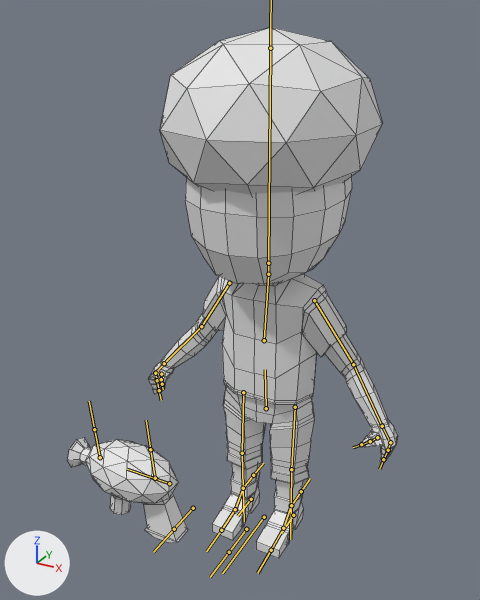
Two versions of the FBX model ChromaneersUnityProject/Assets/3D Models/Completed3DModelsPlayers/CoopYellowCharacter.fbx, one commit apart.
Both versions are drawn from a 50 mm lens placed at (7.35, -14.98, 14.86), pointed at (-0.14, -1.36, 8.05). The lights are fixed; the arrows at lower left show +X, +Y and +Z. The bones that bend it are drawn over the model as lines. Mesh edges are drawn as thin lines.

Objects in the first picture: 'Cube', 'Gun'.
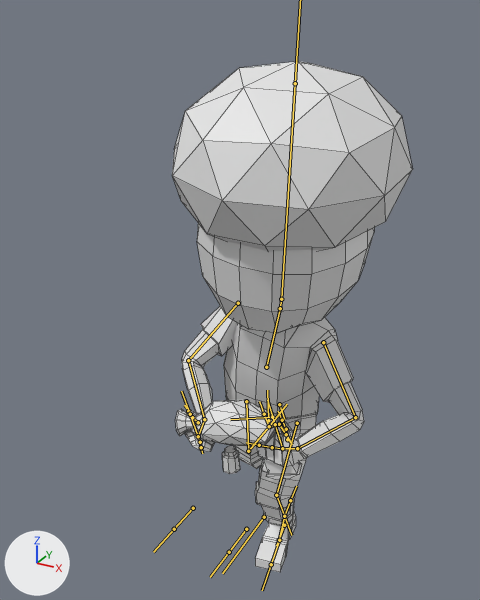
The newer file adds an action. The first version stands in its rest pose; the second is drawn at frame 1 of the action 'Armature|MovingBackwards'.

Changed parts and their boxes [x1, y1, x2, y2] in the pictures (480 x 600 px):
'Cube', posed
    before: [149, 27, 398, 558]
    after: [172, 61, 413, 572]
'Gun', posed (25% shorter)
    before: [68, 437, 189, 543]
    after: [175, 400, 302, 479]
bone 'Stomach', root to tip
    before: (266, 408) to (265, 369)
    after: (268, 420) to (267, 390)
bone 'Chest', root to tip
    before: (264, 340) to (268, 274)
    after: (266, 367) to (280, 309)
bone 'Head', root to tip
    before: (268, 263) to (270, 48)
    after: (281, 299) to (295, 83)
bone 'Upper Arm.L', root to tip
    before: (314, 300) to (353, 364)
    after: (323, 342) to (355, 417)
bone 'Lower Arm.L', root to tip
    before: (353, 364) to (382, 426)
    after: (355, 417) to (297, 448)
bone 'Hand.L', root to tip
    before: (382, 426) to (389, 440)
    after: (297, 448) to (285, 448)
bone 'Thumb02.L', root to tip
    before: (370, 441) to (361, 444)
    after: (286, 429) to (282, 420)
bone 'Upper Arm.R', root to tip
    before: (229, 283) to (201, 326)
    after: (238, 303) to (188, 360)
bone 'Lower Arm.R', root to tip
    before: (201, 326) to (164, 363)
    after: (188, 360) to (204, 419)
bone 'Hand.R.001', root to tip
    before: (164, 363) to (157, 371)
    after: (204, 419) to (199, 434)
bone 'Upper Leg.L', root to tip
    before: (295, 407) to (291, 469)
    after: (297, 423) to (276, 495)
bone 'Lower Leg.L', root to tip
    before: (291, 469) to (291, 505)
    after: (276, 495) to (284, 516)
bone 'Upper Leg.R', root to tip
    before: (243, 392) to (242, 453)
    after: (246, 401) to (248, 451)
bone 'Lower Leg.R', root to tip
    before: (242, 453) to (243, 488)
    after: (248, 451) to (269, 426)
bone 'Leg Control.L', root to tip
    before: (293, 515) to (281, 533)
    after: (284, 525) to (276, 545)
bone 'Leg Control.R', root to tip
    before: (251, 499) to (237, 516)
    after: (279, 404) to (284, 419)
bone 'Weapon', root to tip
    before: (169, 483) to (127, 469)
    after: (272, 417) to (230, 419)
bone 'WeaponHandle1', root to tip
    before: (100, 457) to (94, 429)
    after: (198, 436) to (190, 414)
bone 'WeaponHandle2', root to tip
    before: (155, 478) to (150, 449)
    after: (282, 448) to (275, 424)

The edits, one by one:
Bone 'Stomach' (bone_stomach) moves from (0.0, 0.0, 0.0) to (-0.09, -0.39, -0.04).
Bone 'Stomach' (bone_stomach) turns from (0, 0, 0) to (-12, -1, 6) degrees about its own x, y and z.
Bone 'Chest' (bone_chest) turns from (0, 0, 0) to (-4, -1, -6) degrees about its own x, y and z.
Bone 'Head' (bone_head) turns from (0, 0, 0) to (2, 1, -7) degrees about its own x, y and z.
Bone 'Upper Arm.L' (bone_upper_arm_l) turns from (0, 0, 0) to (9, -8, -25) degrees about its own x, y and z.
Bone 'Lower Arm.L' (bone_lower_arm_l) turns from (0, 0, 0) to (-19, -3, -73) degrees about its own x, y and z.
Bone 'Hand.L' (bone_hand_l) turns from (0, 0, 0) to (23, -1, -34) degrees about its own x, y and z.
Bone 'Thumb02.L' (bone_thumb02_l) turns from (0, 0, 0) to (-19, 21, 11) degrees about its own x, y and z.
Bone 'Upper Arm.R' (bone_upper_arm_r) turns from (0, 0, 0) to (-7, -42, -42) degrees about its own x, y and z.
Bone 'Lower Arm.R' (bone_lower_arm_r) turns from (0, 0, 0) to (52, 27, 13) degrees about its own x, y and z.
Bone 'Hand.R.001' (bone_hand_r_001) turns from (0, 0, 0) to (-75, 58, -85) degrees about its own x, y and z.
Bone 'Upper Leg.L' (bone_upper_leg_l) turns from (0, 0, 0) to (42, 0, 5) degrees about its own x, y and z.
Bone 'Lower Leg.L' (bone_lower_leg_l) turns from (0, 0, 0) to (53, 0, 0) degrees about its own x, y and z.
Bone 'Upper Leg.R' (bone_upper_leg_r) turns from (0, 0, 0) to (0, -1, 3) degrees about its own x, y and z.
Bone 'Lower Leg.R' (bone_lower_leg_r) turns from (0, 0, 0) to (78, 0, 0) degrees about its own x, y and z.
Bone 'Leg Control.L' (bone_leg_control_l) moves from (0.0, 0.0, 0.0) to (-0.06, 0.55, 0.0).
Bone 'Leg Control.L' (bone_leg_control_l) turns from (0, 0, 0) to (0, 0, -10) degrees about its own x, y and z.
Bone 'Leg Control.R' (bone_leg_control_r) moves from (0.0, 0.0, 0.0) to (0.09, -1.85, -2.67).
Bone 'Leg Control.R' (bone_leg_control_r) turns from (0, 0, 0) to (116, -2, 8) degrees about its own x, y and z.
Bone 'Weapon' (bone_weapon) moves from (0.0, 0.0, 0.0) to (-0.2, -0.66, -3.43).
Bone 'Weapon' (bone_weapon) turns from (0, 0, 0) to (15, -5, 10) degrees about its own x, y and z.
Bone 'WeaponHandle1' (bone_weaponhandle1) moves from (0.0, 0.0, 0.0) to (-0.35, -0.58, -0.11).
Bone 'WeaponHandle2' (bone_weaponhandle2) moves from (0.0, 0.0, 0.0) to (0.45, -0.79, 0.25).
